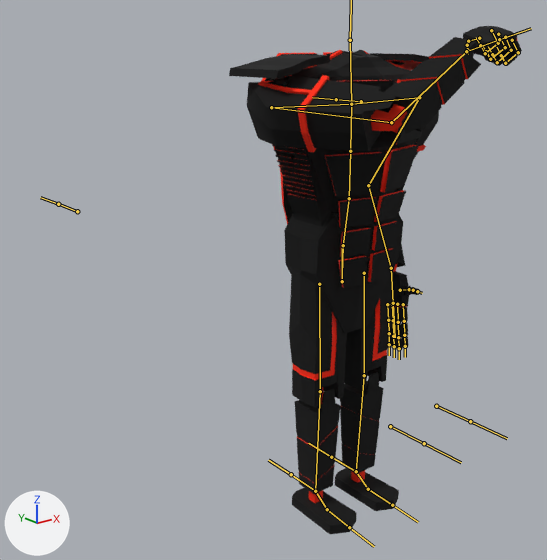
What one commit did to the FBX model Assets/Meshes/Animations/cyborgKatanaAnimations.fbx.
Rendered twice from a camera (50 mm lens) standing at (-1.714, -1.743, 1.623) and looking at (-0.35, -0.037, 0.941). Arrows for +X, +Y and +Z are at lower left; the lights stay in place. Both versions are drawn at frame 7 of the action 'cyborgArmature|katanaAttack1'; the numbers are the values there. The bones that bend it are drawn over the model as lines.

The first picture shows 'cyborgMesh'.
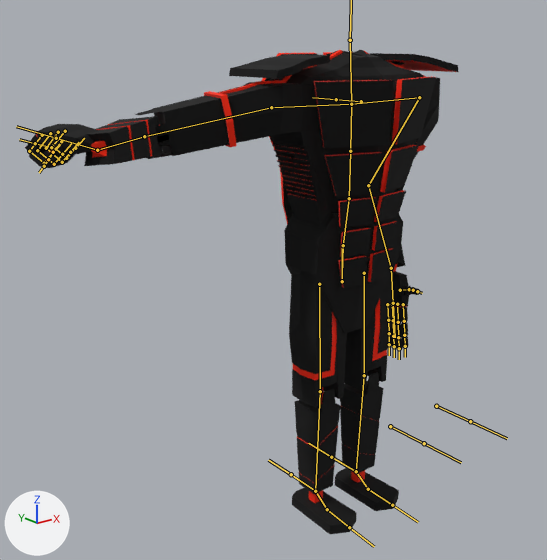
Pixel boxes (x1, y1, x2, y2) of what changed, in the pictures (547 x 560 px):
'cyborgMesh', posed (48% wider)
    before: (229, 26, 522, 534)
    after: (25, 50, 459, 534)
bone 'arm1.R', root to tip
    before: (271, 107) to (391, 122)
    after: (271, 107) to (144, 136)
bone 'arm2.R', root to tip
    before: (391, 122) to (466, 51)
    after: (144, 136) to (97, 150)
bone 'Palm.R', root to tip
    before: (466, 51) to (499, 39)
    after: (97, 150) to (56, 138)

The change in detail:
Bone 'arm1.R' (bone_arm1_r) turns from (102, -19, 34) to (-17, 3, 8) degrees about its own x, y and z.
Bone 'arm2.R' (bone_arm2_r) turns from (68, 5, -7) to (56, 3, -6) degrees about its own x, y and z.
Bone 'Palm.R' (bone_palm_r) turns from (-4, 6, 20) to (-107, -13, 9) degrees about its own x, y and z.
